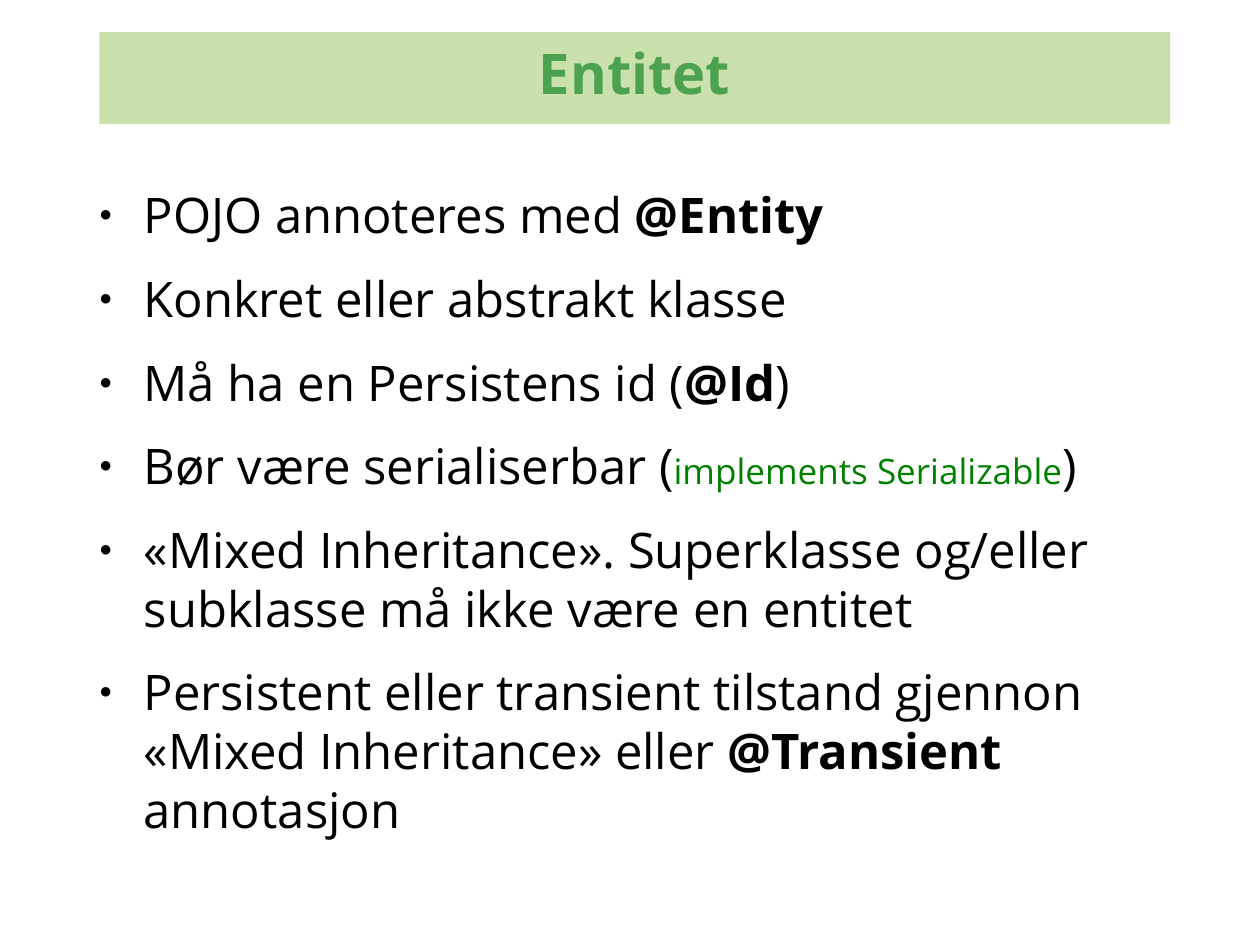
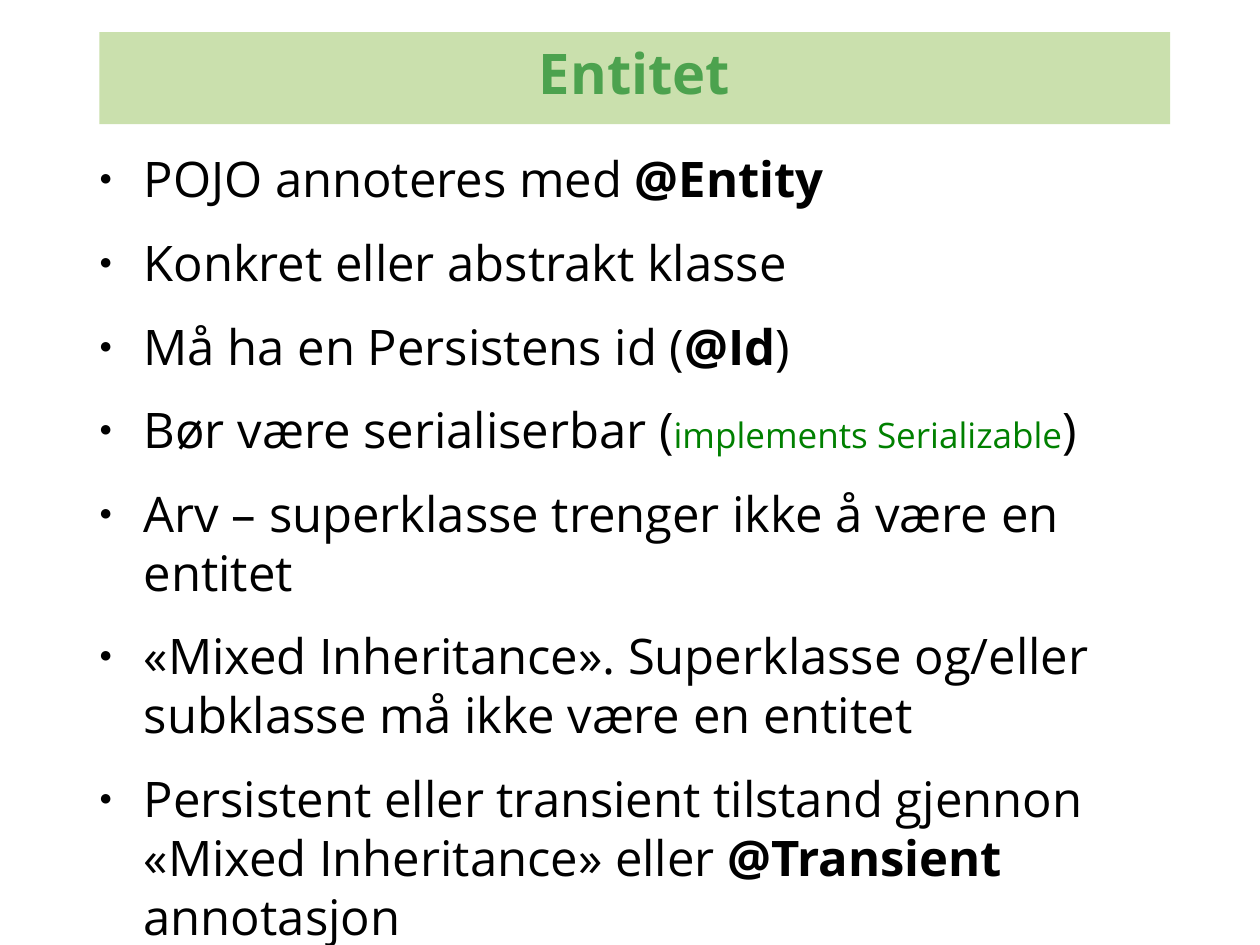
Before and after one commit to kenglxn/seam-maven-refimpl, a slide deck: slide 5 of sandbox/loo/jpa-continued/jpa-continued.odp (slide 4 before the commit). Drawn at 1260x945 pixels with LibreOffice and Linux fonts; fonts in the diff are those of the drawing; background and template pictures are left out. Boxes give left, top, right and bottom in pixels: in the first picture for what was removed or moved away, otherwise in the second. Text is boxed around its words. In the diff, an @@ line names an element or a change of style, - is before the commit and + after.

```diff
--- a/sandbox/loo/jpa-continued/jpa-continued.odp
+++ b/sandbox/loo/jpa-continued/jpa-continued.odp
@@ text "POJO annoteres med @Entity": place and size @@
-text "POJO annoteres med @Entity" at (144,195,1088,840)
+text "POJO annoteres med @Entity" at (144,159,1088,945)
@@ text at (144,492,1058,592): paragraph added @@
+● Arv – superklasse trenger ikke å være en entitet
```
Also in this commit, not shown: 22 other slides changed, 6 slides added, 1 other file.
